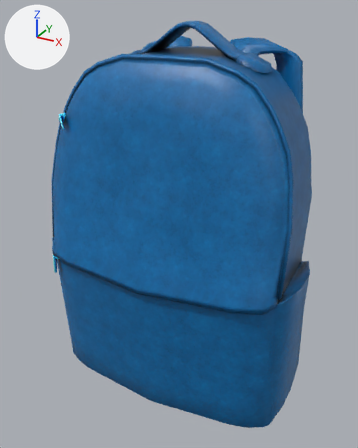
Before and after pictures for a commit that changed the FBX model Assets/05_Models/Props/Bagback_Organized.fbx.
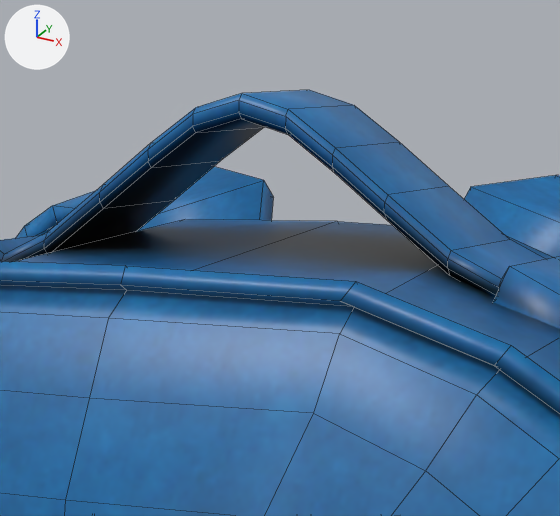
Old and new are each drawn whole from a camera (50 mm lens) standing at (-0.511, -0.554, 0.487) and looking at (-0.787, -0.051, 0.236) and again close up on the part from 39% to 69% of the width and 1% to 23% of the height. Every picture has the same lights, and +X, +Y and +Z are marked at upper left. The close-ups show mesh edges as thin lines. Where no turn or scale is listed for an object, it has been applied to the vertices.

Names of what the first close-up shows: 'Backpack'.
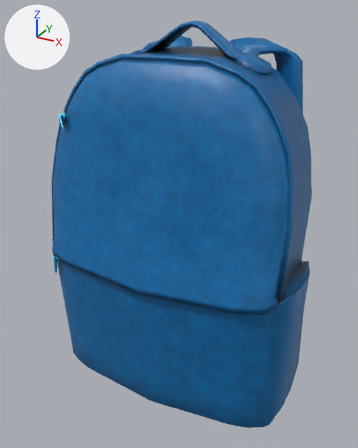
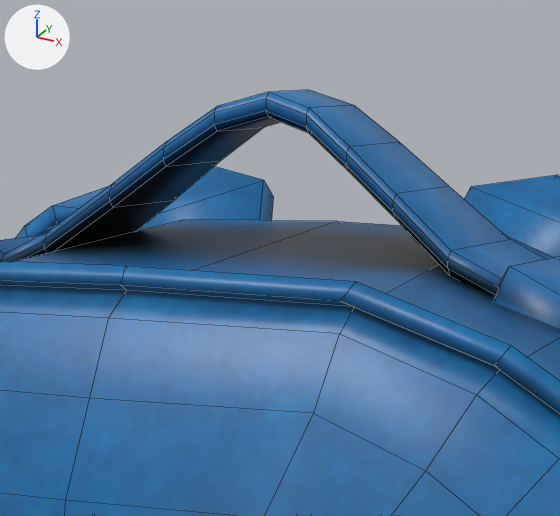
Boxes [x1, y1, x2, y2] around the edits, measured in the close-ups (560 x 516 px; the box of a moved part takes in the faces that stretch with it):
part 1 of me_untitled_004, moved or reshaped: before [44, 186, 509, 274]; after [44, 184, 509, 274]
part 2 of me_untitled_004, moved or reshaped: before [100, 142, 449, 220]; after [109, 142, 449, 218]
part 3 of me_untitled_004, moved or reshaped: before [148, 105, 399, 172]; after [163, 105, 399, 170]
part 4 of me_untitled_004, moved or reshaped: before [193, 90, 353, 135]; after [214, 90, 353, 133]

Diff of the bpy script that builds the scene:
```diff
--- a/Assets/05_Models/Props/Bagback_Organized.fbx.py
+++ b/Assets/05_Models/Props/Bagback_Organized.fbx.py
@@ me_untitled_004 @@
 me_untitled_004.from_pydata(...)  # 1550 vertices, 1508 faces; spans x -0.168..0.168, y -0.15..0.048, z 0.002..0.472
 # used by ob_backpack; location = (-0.7874, 0.0, 0.0)
+# me_untitled_004 part 1: all 8 vertices in x -0.035..0.035, y -0.037..-0.035, z 0.447..0.453 are moved by (0.0, 0.004, 0.0)
+# me_untitled_004 part 2: all 8 vertices in x -0.023..0.023, y -0.037..-0.035, z 0.456..0.462 are moved by (0.0, 0.007, 0.0)
+# me_untitled_004 part 3: 8 of the vertices in x -0.011..0.011, y -0.037..-0.035, z 0.464..0.469 are moved by (0.0, 0.01, 0.0)
+# me_untitled_004 part 4: all 4 vertices in x 0.0, y -0.037..-0.035, z 0.467..0.472 are moved by (0.0, 0.013, 0.0)
 me_untitled_004.materials.append(mat_backpack)
```
